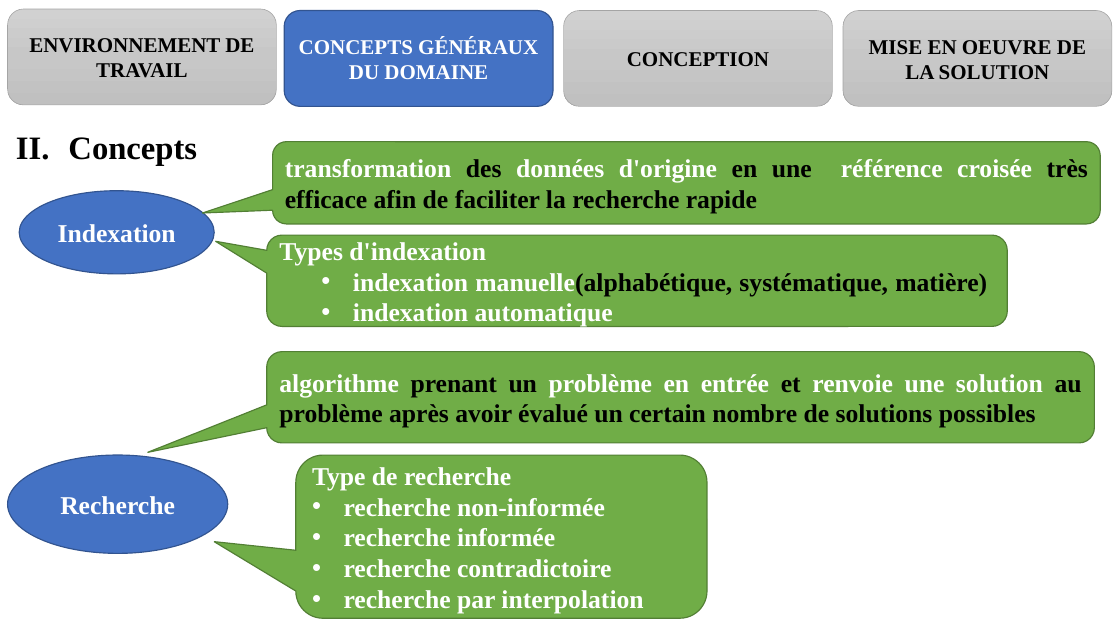
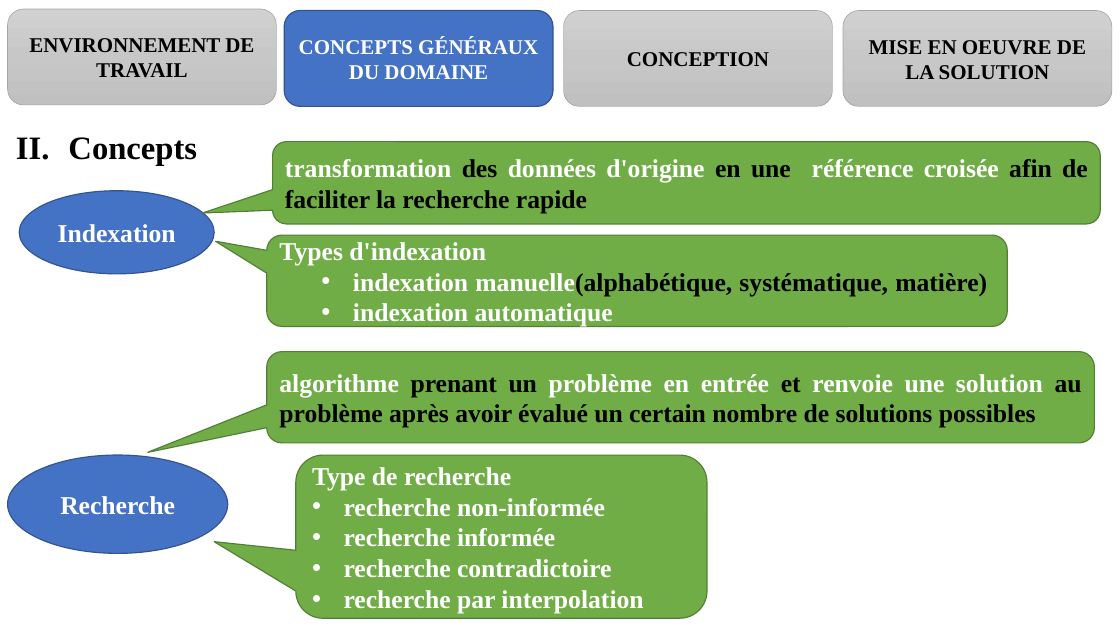
Before and after one commit to melaken/distdocs, a slide deck: slide 10 of Documents/theme/diapo.pptx. Drawn at 1120x630 pixels with LibreOffice and Linux fonts; fonts in the diff are those of the drawing. Boxes give left, top, right and bottom in pixels: in the first picture for what was removed or moved away, otherwise in the second. Text is boxed around its words. In the diff, an @@ line names an element or a change of style, - is before the commit and + after.

```diff
--- a/Documents/theme/diapo.pptx
+++ b/Documents/theme/diapo.pptx
@@ text in rounded speech box at box(285, 159, 1088, 214): text changed; text colour #000000 to #FFFFFF @@
-transformation des données d'origine en une référence croisée très efficace afin de faciliter la recherche rapide
+transformation des données d'origine en une référence croisée afin de faciliter la recherche rapide
```
Also in this commit, not shown: 2 other slides changed, 4 other files.
